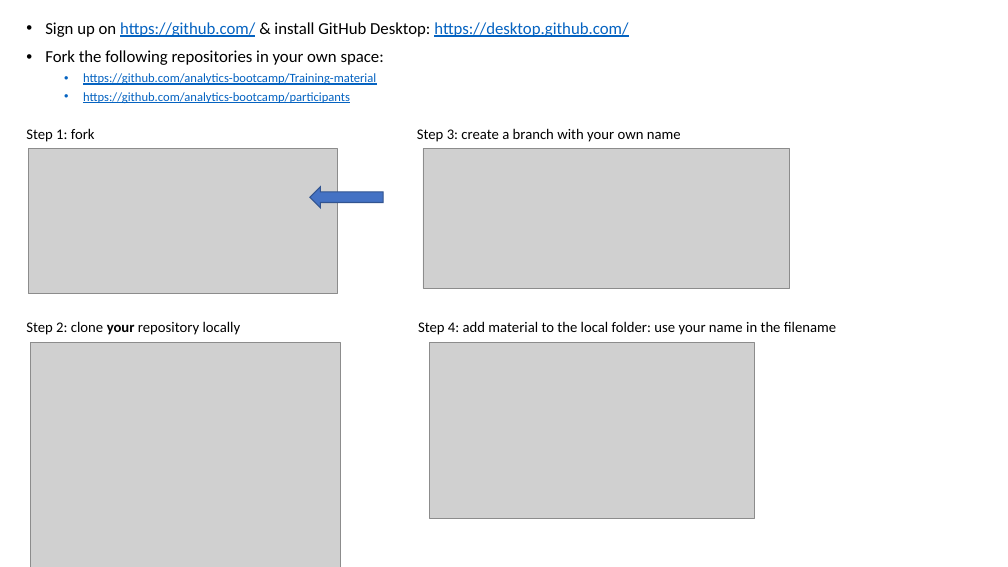
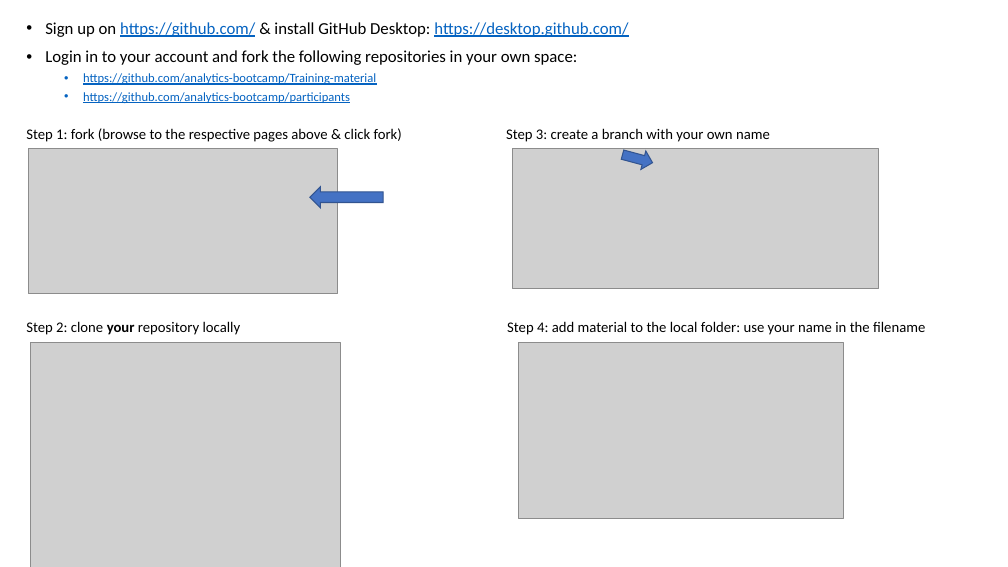
Before and after one commit to Bootcampanalytics/Training-material, a slide deck: slide 15 of Class intro.pptx. Drawn at 1008x567 pixels with LibreOffice and Linux fonts; fonts in the diff are those of the drawing; grey boxes stand for pictures. Boxes give left, top, right and bottom in pixels: in the first picture for what was removed or moved away, otherwise in the second. Text is boxed around its words. In the diff, an @@ line names an element or a change of style, - is before the commit and + after.

Commit message:
small edits

```diff
--- a/Class intro.pptx
+++ b/Class intro.pptx
@@ text at bbox=[45, 50, 577, 65]: text changed @@
-• Fork the following repositories in your own space:
+• Login in to your account and fork the following repositories in your own space:
@@ text at bbox=[26, 128, 402, 142]: text changed @@
-Step 1: fork
+Step 1: fork (browse to the respective pages above & click fork)
@@ 2 pictures, 2 texts: place and size @@
-2 pictures, 2 texts at bbox=[417, 128, 836, 518]
+2 pictures, 2 texts at bbox=[506, 128, 925, 518]
@@ left arrow added at bbox=[620, 145, 655, 172], fill #4472C4, outline #325491 1 pt @@
```
